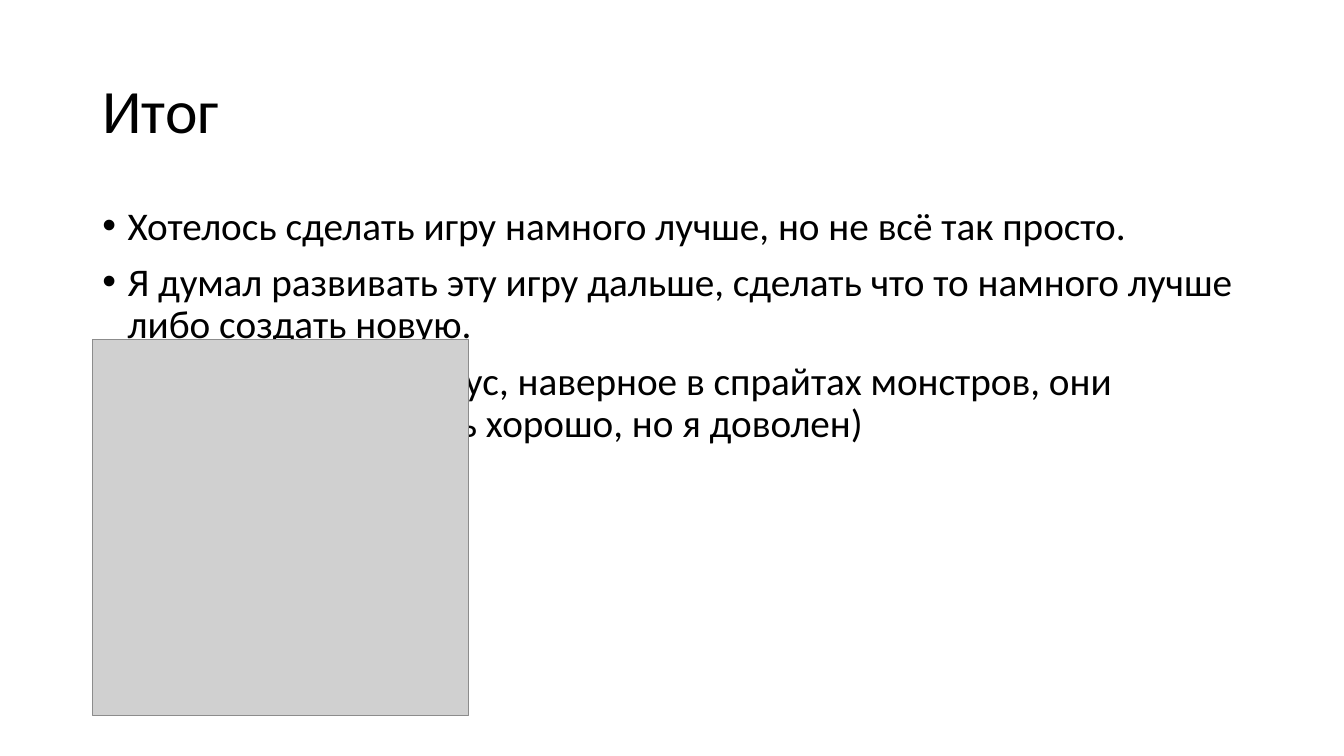
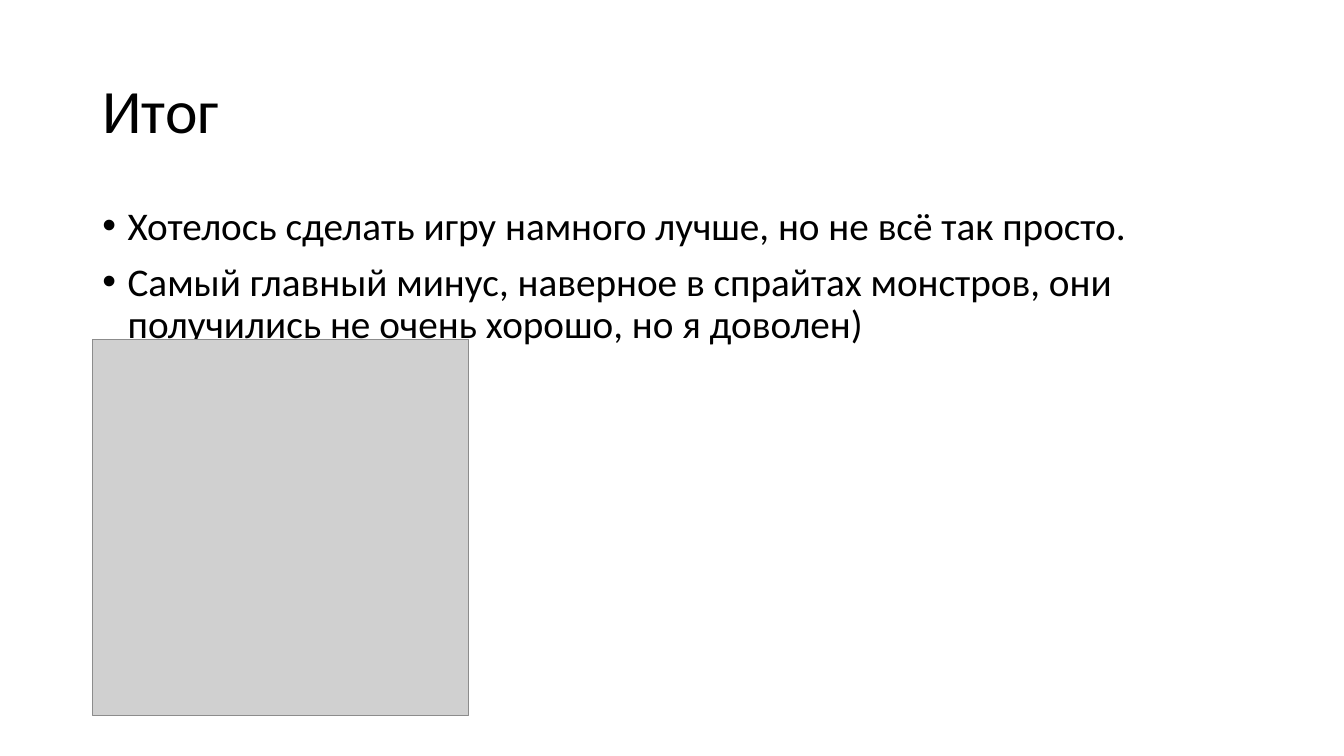
Before and after one commit to 0nrefy/Slime_rush, a slide deck: slide 4 of Project_Presentation.pptx. Drawn at 1344x756 pixels with LibreOffice and Linux fonts; fonts in the diff are those of the drawing; grey boxes stand for pictures; background and template pictures are left out. Boxes give left, top, right and bottom in pixels: in the first picture for what was removed or moved away, otherwise in the second. Text is boxed around its words. In the diff, an @@ line names an element or a change of style, - is before the commit and + after.

Commit message:
Final

```diff
--- a/Project_Presentation.pptx
+++ b/Project_Presentation.pptx
@@ text at (x1=128, y1=271, x2=1232, y2=349): paragraph removed @@
-• Я думал развивать эту игру дальше, сделать что то намного лучше либо создать новую.
```
